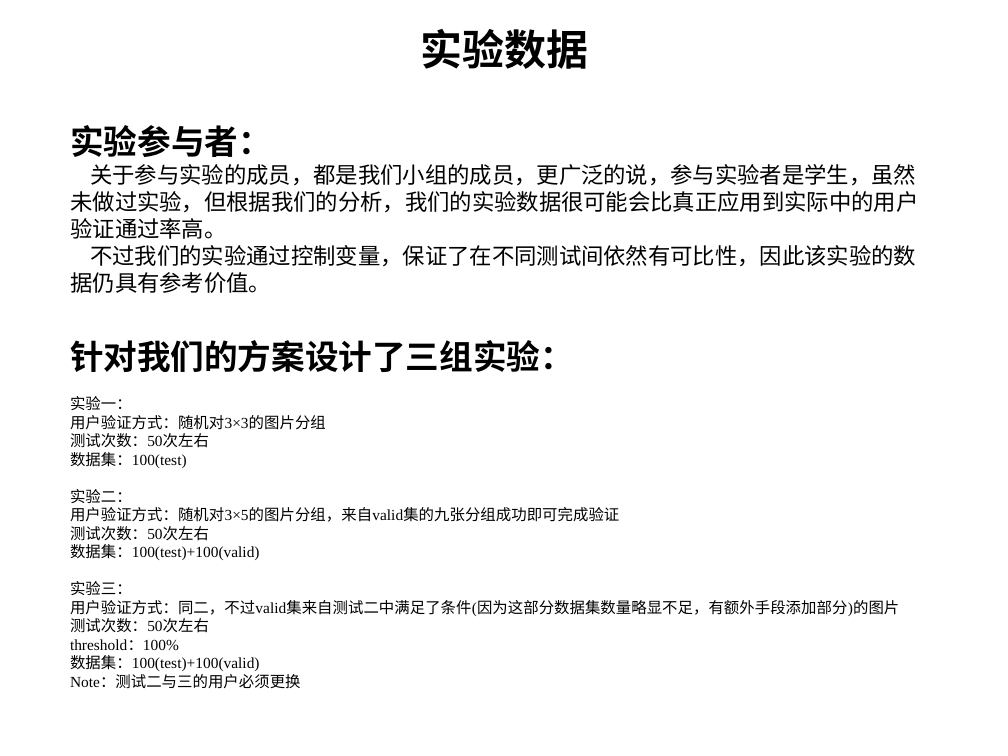
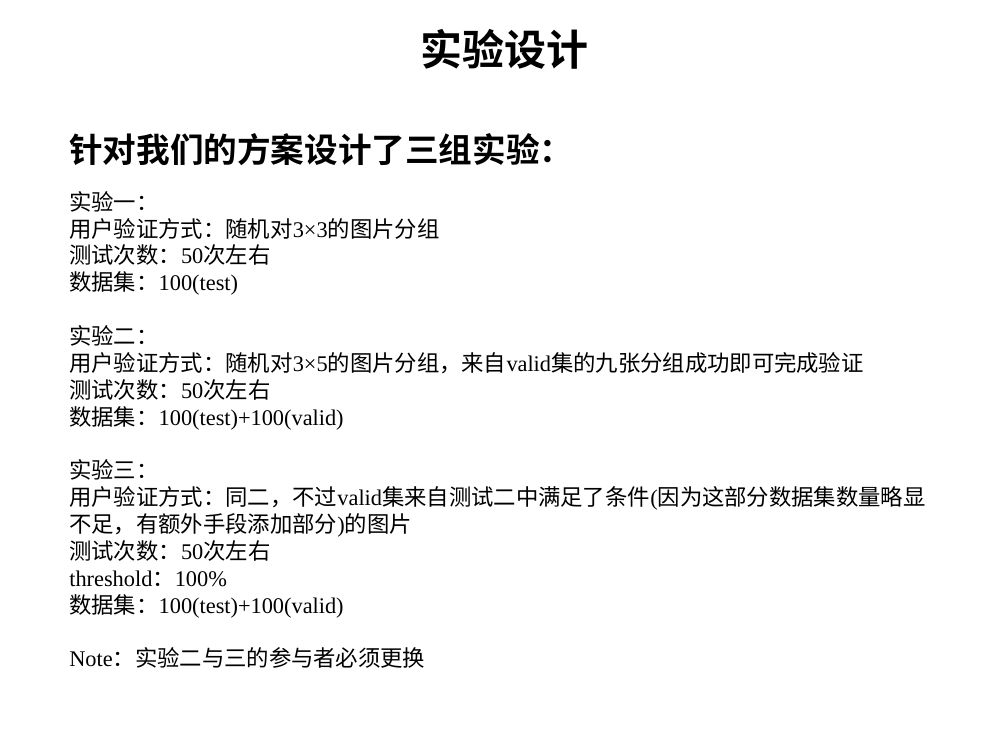
Before and after one commit to hyqPKU/secure, a slide deck: slide 5 of 图形验证码.pptx (slide 6 before the commit). Drawn at 1008x756 pixels with LibreOffice and Linux fonts; fonts in the diff are those of the drawing; background and template pictures are left out. Boxes give left, top, right and bottom in pixels: in the first picture for what was removed or moved away, otherwise in the second. Text is boxed around its words. In the diff, an @@ line names an element or a change of style, - is before the commit and + after.

Commit message:
update ppt

```diff
--- a/图形验证码.pptx
+++ b/图形验证码.pptx
@@ text at box(420, 29, 588, 69): text changed @@
-实验数据
+实验设计
@@ text "针对我们的方案设计了三组实验：": place and size @@
-text "针对我们的方案设计了三组实验：" at box(70, 340, 899, 689)
+text "针对我们的方案设计了三组实验：" at box(69, 133, 925, 668)
@@ text removed at box(70, 125, 918, 293) @@
-实验参与者：
-关于参与实验的成员，都是我们小组的成员，更广泛的说，参与实验者是学生，虽然未做过实验，但根据我们的分析，我们的实验数据很可能会比真正应用到实际中的用户验证通过率高。
-不过我们的实验通过控制变量，保证了在不同测试间依然有可比性，因此该实验的数据仍具有参考价值。
@@ text at box(69, 191, 925, 618): size 11 to 16 pt in "实验一：", "用户验证方式：随机对3×3的图片分组", "测试次数：50次左右", "数据集：100(test)" and 9 more places @@
@@ text at box(69, 649, 425, 668): text changed; size 11 to 16 pt @@
-Note：测试二与三的用户必须更换
+Note：实验二与三的参与者必须更换
```
Also in this commit, not shown: 2 other slides changed, 6 slides added, 4 slides removed.
